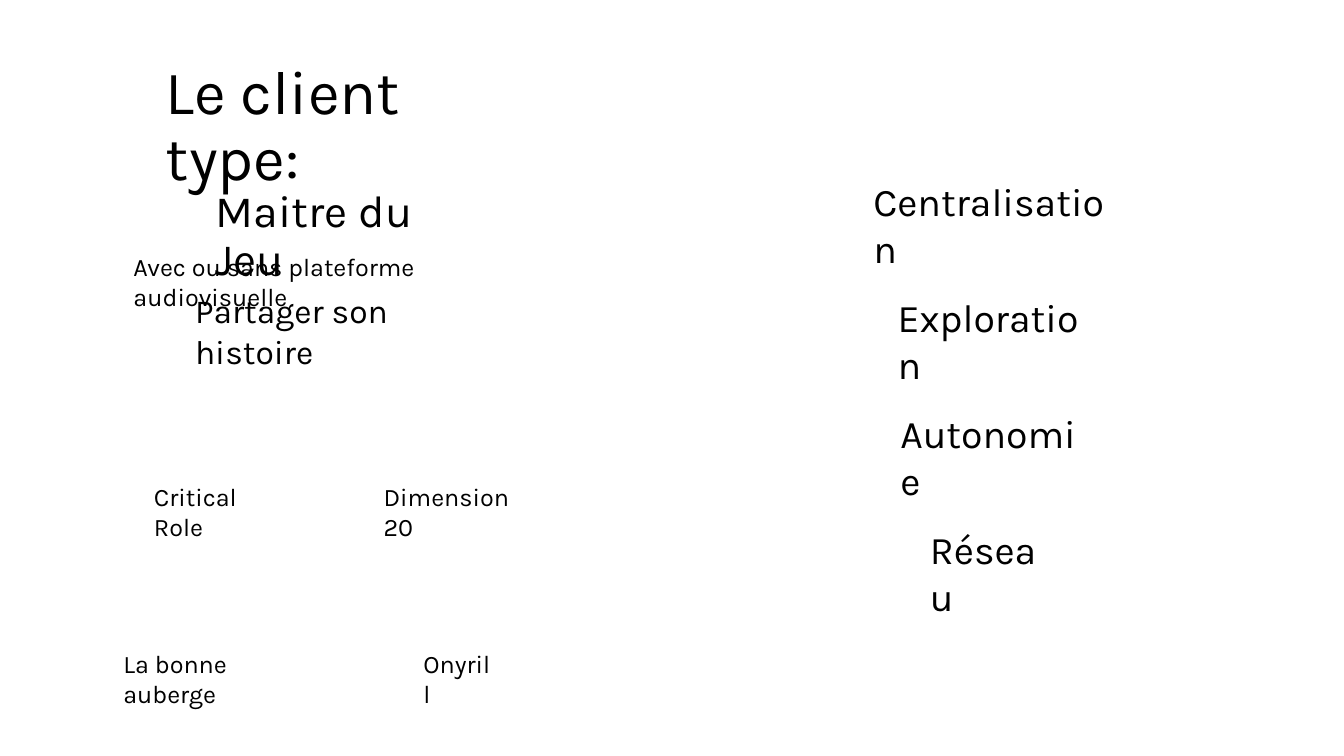
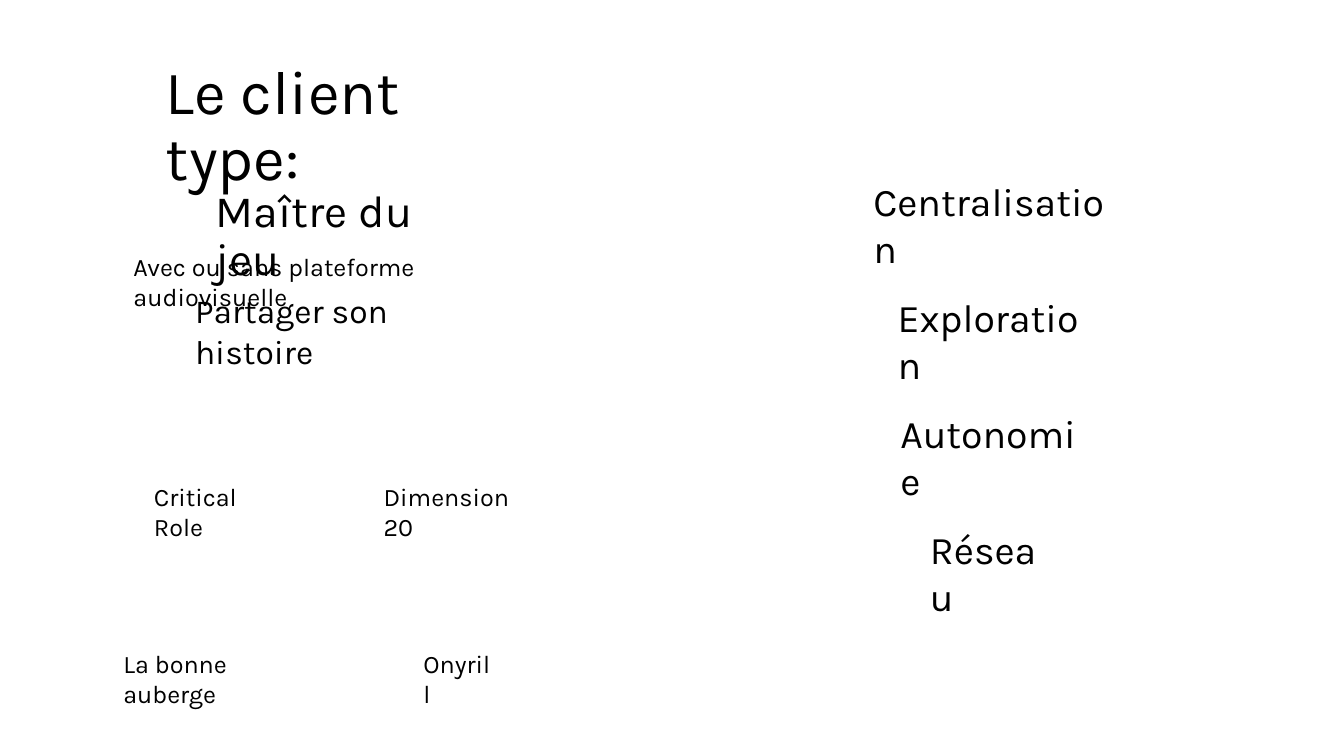
Before and after one commit to QuentinMich/Tales_Omnibus, a slide deck: slide 3 of rapport/slides/Slides Tales Omnibus.pptx. Drawn at 1344x756 pixels with LibreOffice and Linux fonts; fonts in the diff are those of the drawing. Boxes give left, top, right and bottom in pixels: in the first picture for what was removed or moved away, otherwise in the second. Text is boxed around its words. In the diff, an @@ line names an element or a change of style, - is before the commit and + after.

```diff
--- a/rapport/slides/Slides Tales Omnibus.pptx
+++ b/rapport/slides/Slides Tales Omnibus.pptx
@@ text at (x1=216, y1=186, x2=412, y2=286): text changed @@
-Maitre du Jeu
+Maître du jeu
```
Also in this commit, not shown: 9 other slides changed.
